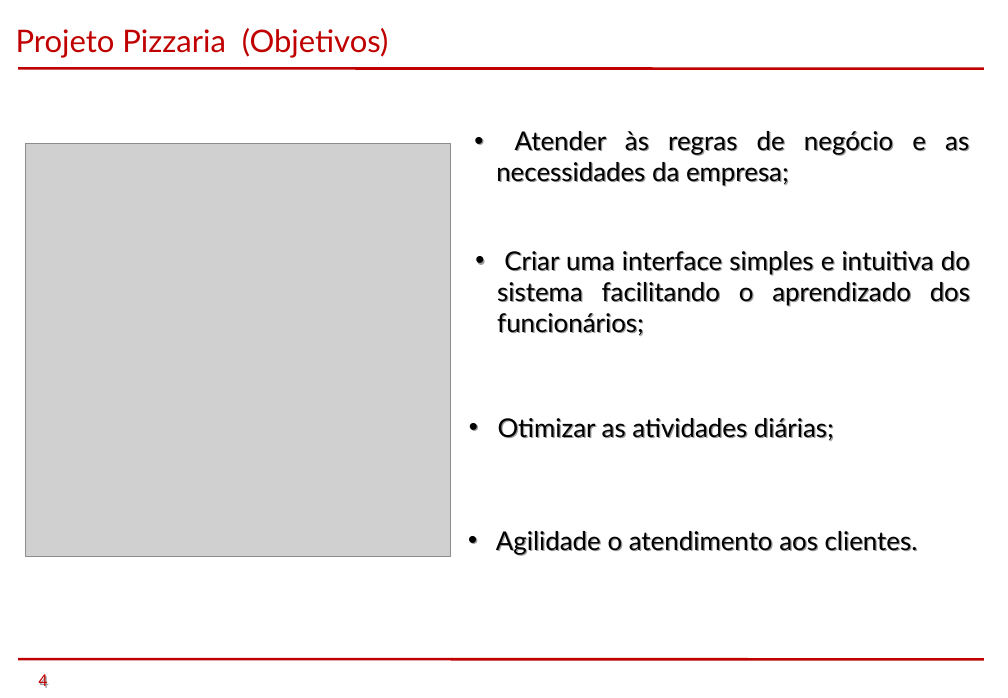
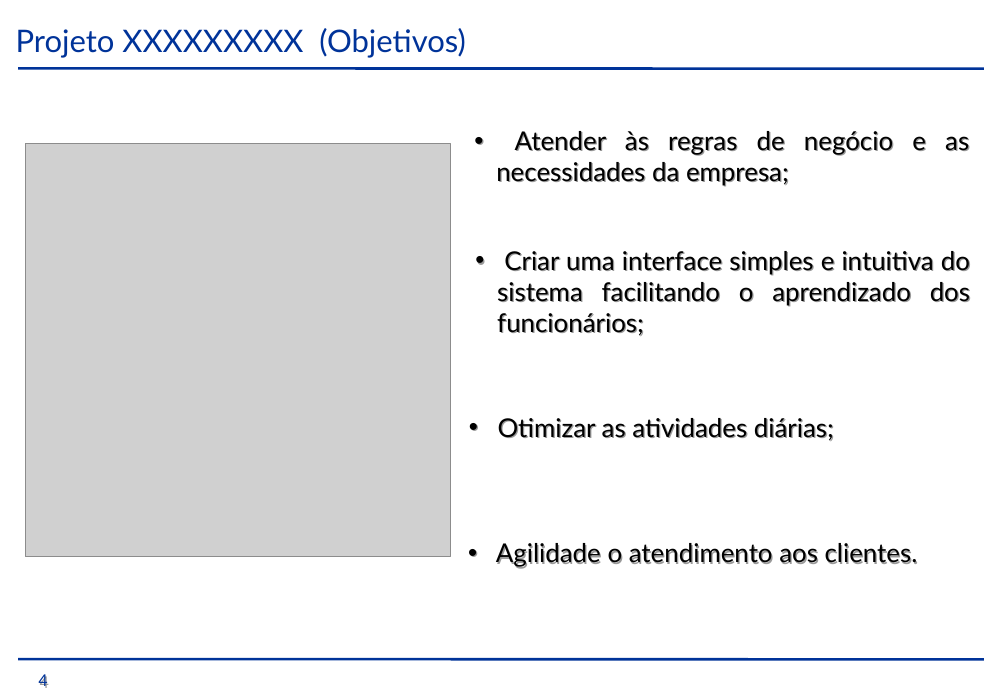
Before and after one commit to Peridian/tcmpizzaria, a slide deck: slide 4 of trunk/GiovanellisPizzariaEntrega1S/TCM - Pizzaria - Semestre 1 - 2014/PTCC/Apresentação/Pizzaria.ppt. Drawn at 1008x698 pixels with LibreOffice and Linux fonts; fonts in the diff are those of the drawing; grey boxes stand for pictures; background and template pictures are left out. Boxes give left, top, right and bottom in pixels: in the first picture for what was removed or moved away, otherwise in the second. Text is boxed around its words. In the diff, an @@ line names an element or a change of style, - is before the commit and + after.

```diff
--- a/trunk/GiovanellisPizzariaEntrega1S/TCM - Pizzaria - Semestre 1 - 2014/PTCC/Apresentação/Pizzaria.ppt
+++ b/trunk/GiovanellisPizzariaEntrega1S/TCM - Pizzaria - Semestre 1 - 2014/PTCC/Apresentação/Pizzaria.ppt
@@ text at (16,28,466,58): text changed; text colour #C00000 to #003399 @@
-Projeto Pizzaria (Objetivos)
+Projeto XXXXXXXXX (Objetivos)
@@ line (18, 68) - (983, 69): stroke #C00000 2.01 pt to #003399 2.01 pt @@
@@ text "Agilidade o atendimento aos clientes.": place and size @@
-text "Agilidade o atendimento aos clientes." at (496,531,918,555)
+text "Agilidade o atendimento aos clientes." at (496,543,918,567)
@@ line (18, 658) - (983, 659): stroke #C00000 2.01 pt to #003399 2.01 pt @@
@@ text "4" at (38,674,47,688): text colour #C00000 to #003399 @@
```
Also in this commit, not shown: 7 other slides changed, 1 slide added, 4 slides removed.
